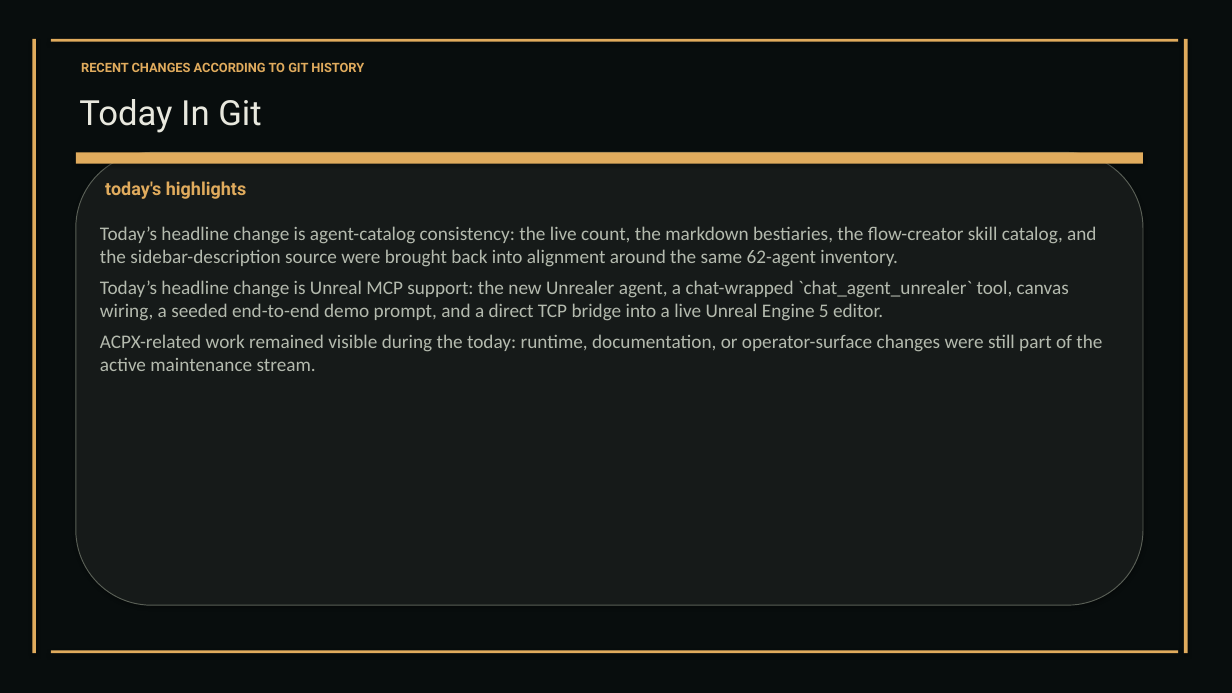
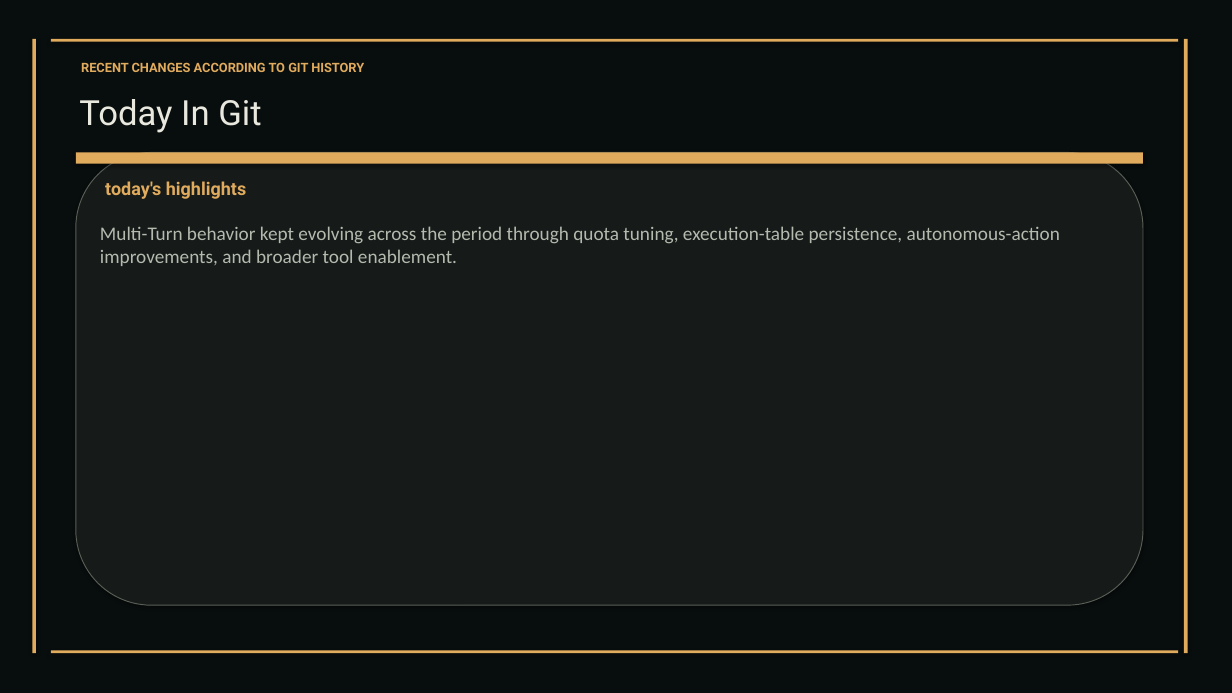
Before and after one commit to XAIHT/Tlamatini, a slide deck: slide 31 of Tlamatini_eXtended_Artificial_Intelligence_Humanly_Tempered.pptx. Drawn at 1232x693 pixels with LibreOffice and Linux fonts; fonts in the diff are those of the drawing. Boxes give left, top, right and bottom in pixels: in the first picture for what was removed or moved away, otherwise in the second. Text is boxed around its words. In the diff, an @@ line names an element or a change of style, - is before the commit and + after.

```diff
--- a/Tlamatini_eXtended_Artificial_Intelligence_Humanly_Tempered.pptx
+++ b/Tlamatini_eXtended_Artificial_Intelligence_Humanly_Tempered.pptx
@@ text at bbox=[100, 226, 1060, 266]: text changed @@
-Today’s headline change is agent-catalog consistency: the live count, the markdown bestiaries, the flow-creator skill catalog, and the sidebar-description source were brought back into alignment around the same 62-agent inventory.
-Today’s headline change is Unreal MCP support: the new Unrealer agent, a chat-wrapped `chat_agent_unrealer` tool, canvas wiring, a seeded end-to-end demo prompt, and a direct TCP bridge into a live Unreal Engine 5 editor.
-ACPX-related work remained visible during the today: runtime, documentation, or operator-surface changes were still part of the active maintenance stream.
+Multi-Turn behavior kept evolving across the period through quota tuning, execution-table persistence, autonomous-action improvements, and broader tool enablement.
```
Also in this commit, not shown: 6 other slides changed, 6 other files.
